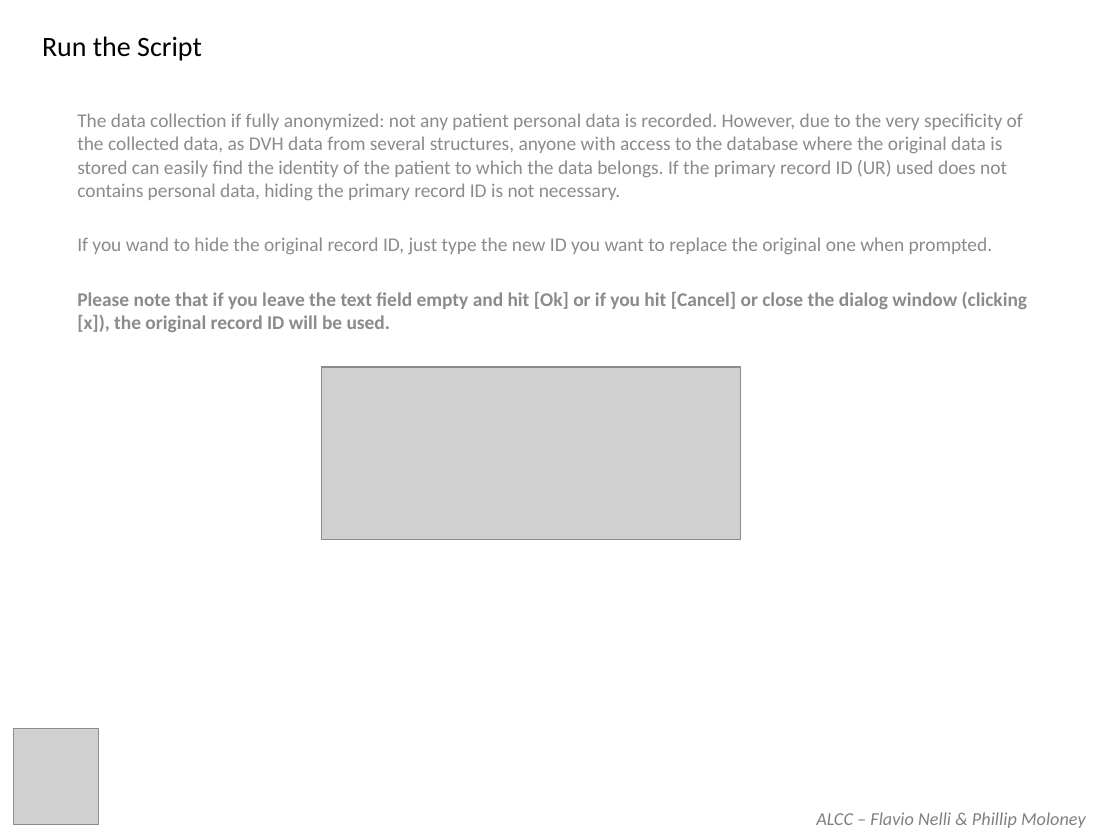
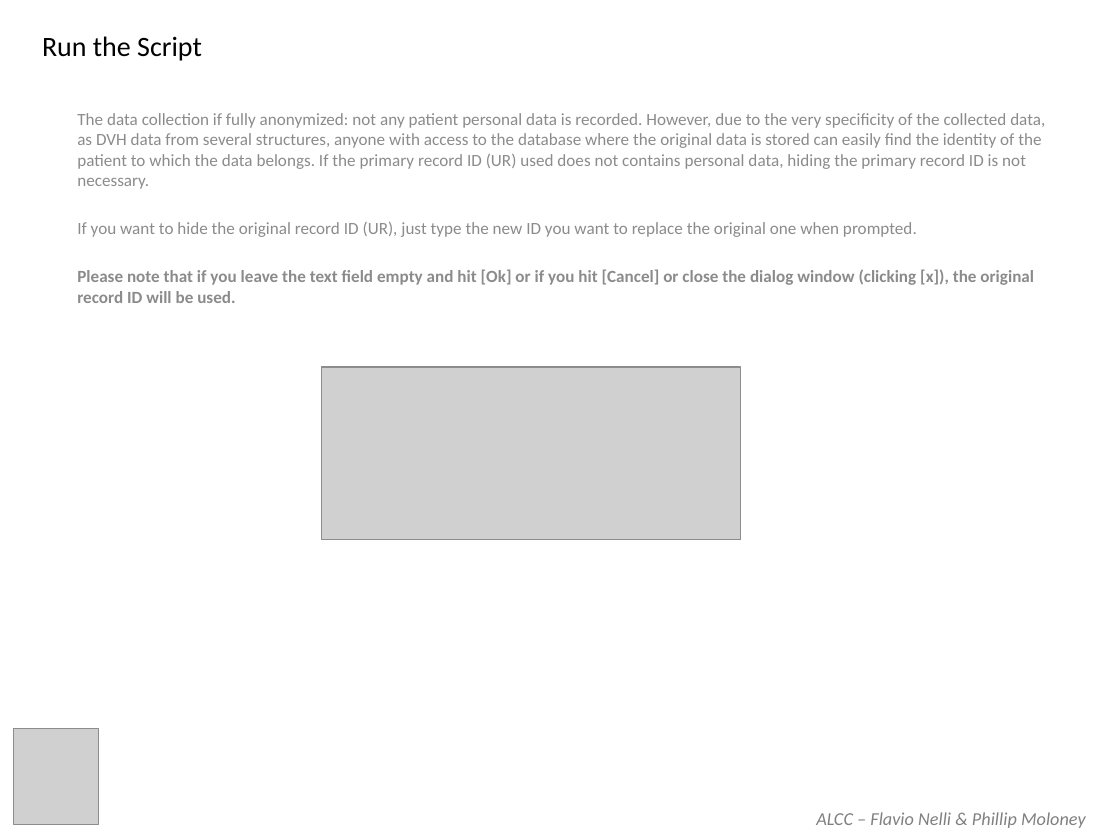
Before and after one commit to flavio-au/Plugin_ALCC_VPSRG_Anus, a slide deck: slide 6 of bin/VPSRG ANUS Data Collection Scripting Guide.pptx. Drawn at 1120x840 pixels with LibreOffice and Linux fonts; fonts in the diff are those of the drawing; grey boxes stand for pictures. Boxes give left, top, right and bottom in pixels: in the first picture for what was removed or moved away, otherwise in the second. Text is boxed around its words. In the diff, an @@ line names an element or a change of style, - is before the commit and + after.

```diff
--- a/bin/VPSRG ANUS Data Collection Scripting Guide.pptx
+++ b/bin/VPSRG ANUS Data Collection Scripting Guide.pptx
@@ subtitle at bbox=[77, 113, 1045, 303]: size 12.5 to 11 pt in "The data collection if fully anonymized: not ...", "Please note that if you leave the ..." @@
@@ subtitle at bbox=[77, 222, 917, 237]: text changed; size 12.5 to 11 pt @@
-If you wand to hide the original record ID, just type the new ID you want to replace the original one when prompted.
+If you want to hide the original record ID (UR), just type the new ID you want to replace the original one when prompted.
```
Also in this commit, not shown: 3 other slides changed.
